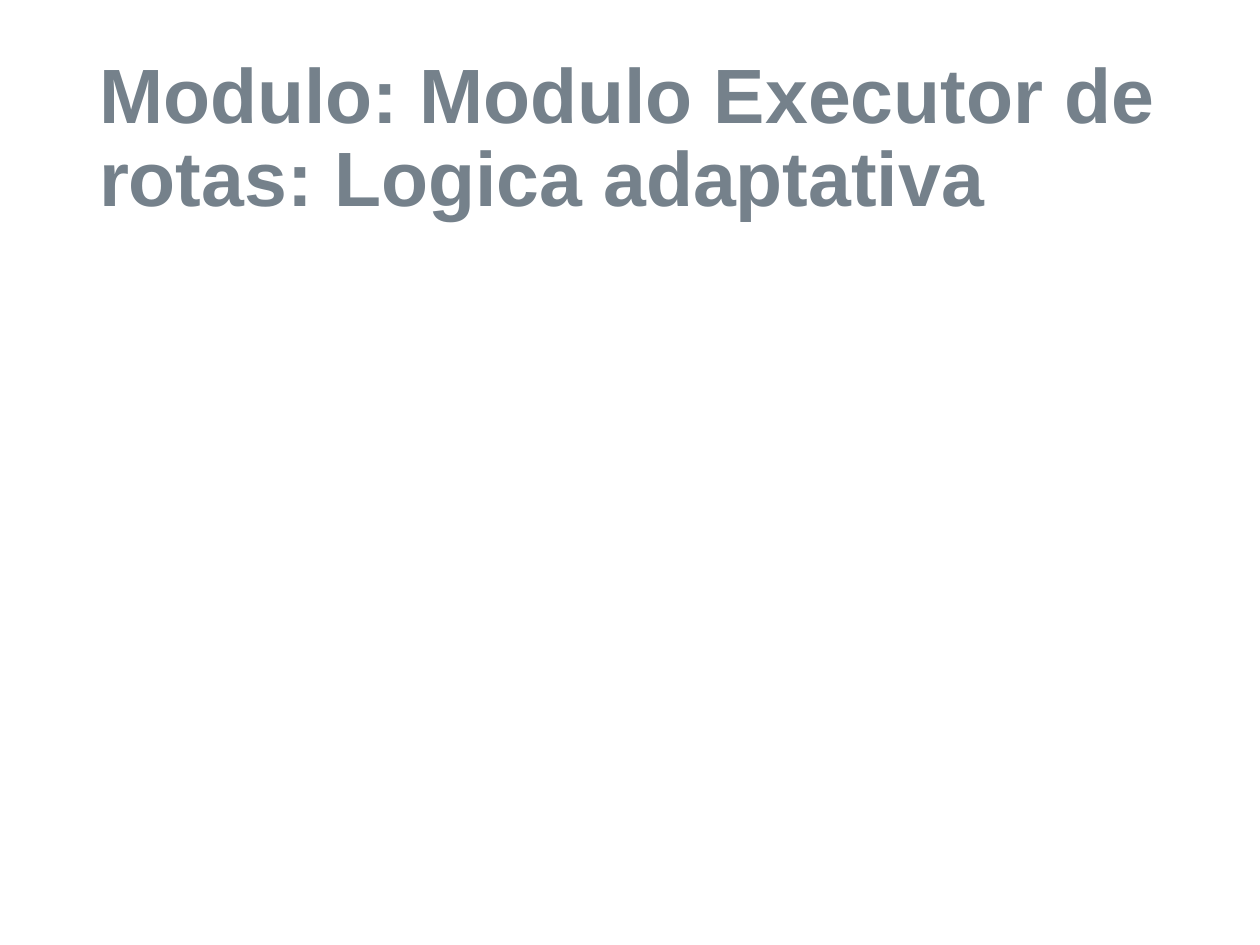
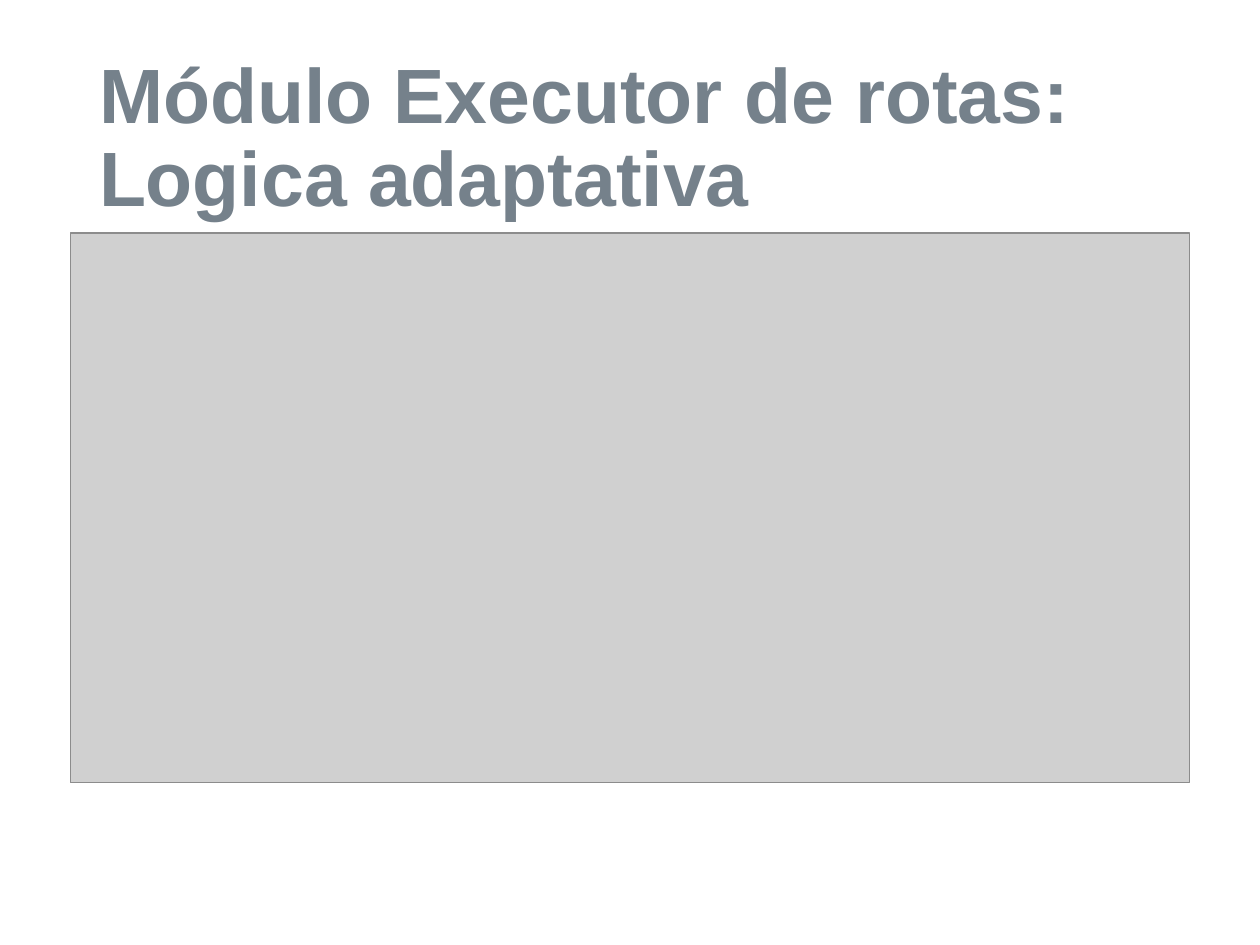
Before and after one commit to matheuskraemer/pfc, a slide deck: slide 17 of doc/apresentacao/Tema-Apresentação-Exemplo.ppt (slide 13 before the commit). Drawn at 1260x945 pixels with LibreOffice and Linux fonts; fonts in the diff are those of the drawing; grey boxes stand for pictures; background and template pictures are left out. Boxes give left, top, right and bottom in pixels: in the first picture for what was removed or moved away, otherwise in the second. Text is boxed around its words. In the diff, an @@ line names an element or a change of style, - is before the commit and + after.

```diff
--- a/doc/apresentacao/Tema-Apresentação-Exemplo.ppt
+++ b/doc/apresentacao/Tema-Apresentação-Exemplo.ppt
@@ title at (99,66,1069,221): text changed @@
-Modulo: Modulo Executor de rotas: Logica adaptativa
+Módulo Executor de rotas: Logica adaptativa
@@ picture added at (71,233,1189,782) @@
```
Also in this commit, not shown: 13 other slides changed, 25 slides added, 12 slides removed, 1 other file.
